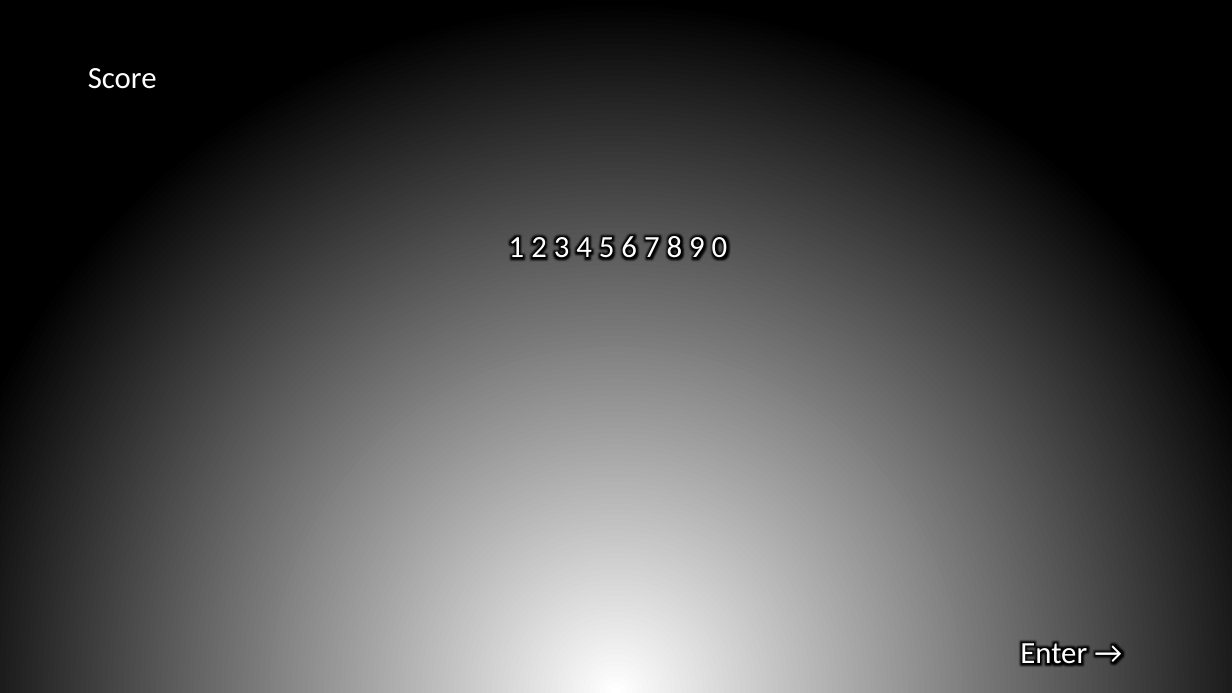
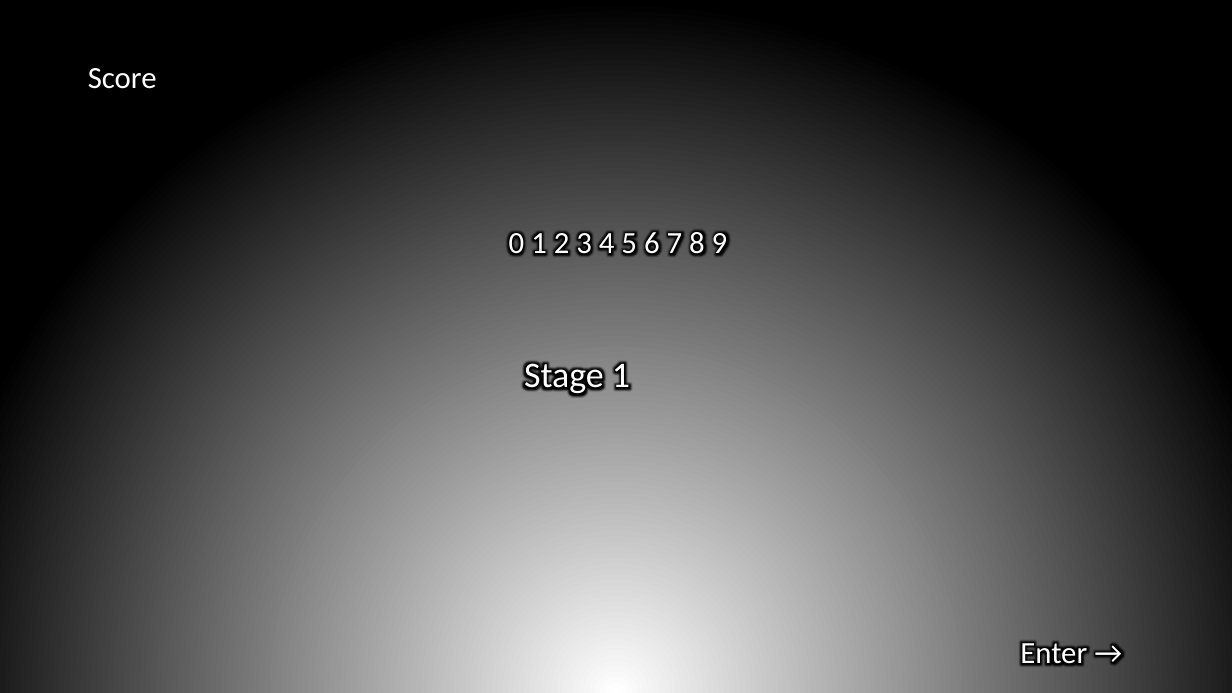
Before and after one commit to ayieru/GMProject, a slide deck: slide 3 of main/Project1/Asset/Texture/cretate.pptx. Drawn at 1232x693 pixels with LibreOffice and Linux fonts; fonts in the diff are those of the drawing. Boxes give left, top, right and bottom in pixels: in the first picture for what was removed or moved away, otherwise in the second. Text is boxed around its words. In the diff, an @@ line names an element or a change of style, - is before the commit and + after.

```diff
--- a/main/Project1/Asset/Texture/cretate.pptx
+++ b/main/Project1/Asset/Texture/cretate.pptx
@@ text at <box>509,230,728,256</box>: text changed @@
-1 2 3 4 5 6 7 8 9 0
+0 1 2 3 4 5 6 7 8 9
@@ text added at <box>524,361,630,396</box>, 28 pt, text #FFFFFF @@
+Stage 1
```
Also in this commit, not shown: 58 other files.
